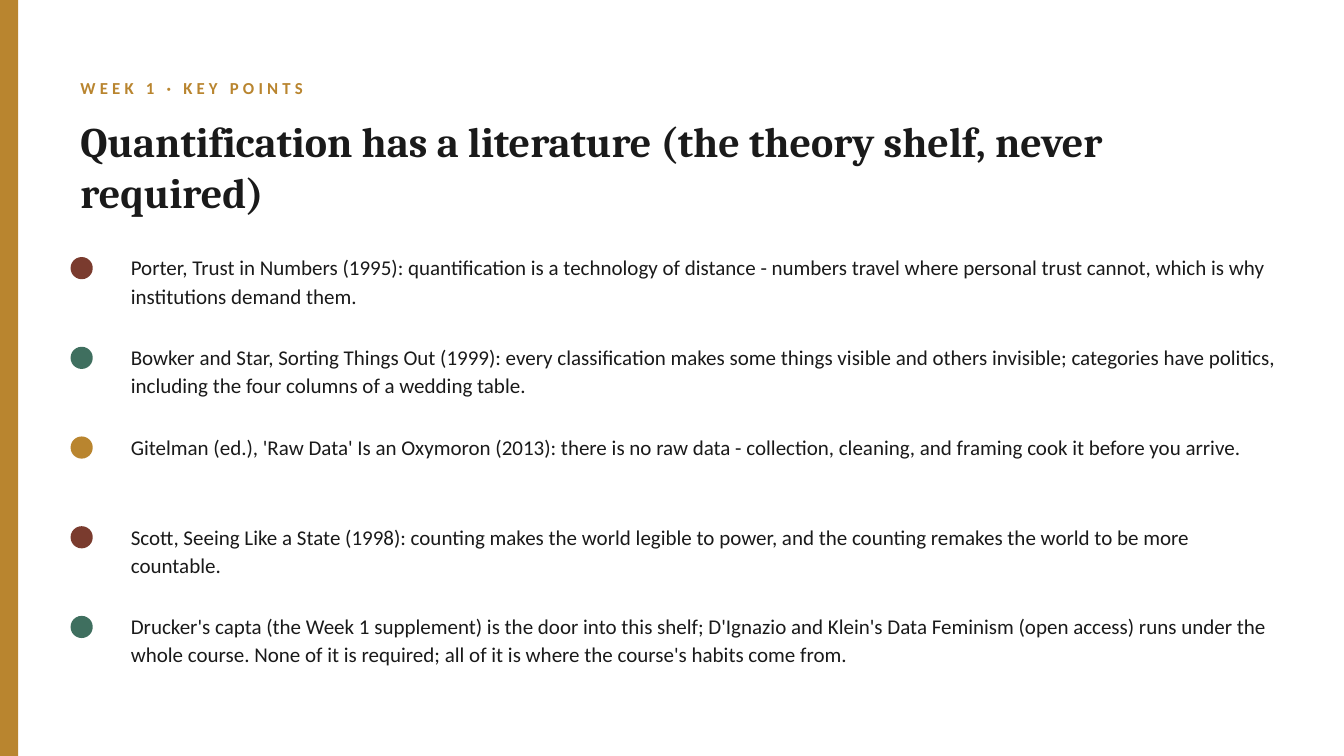
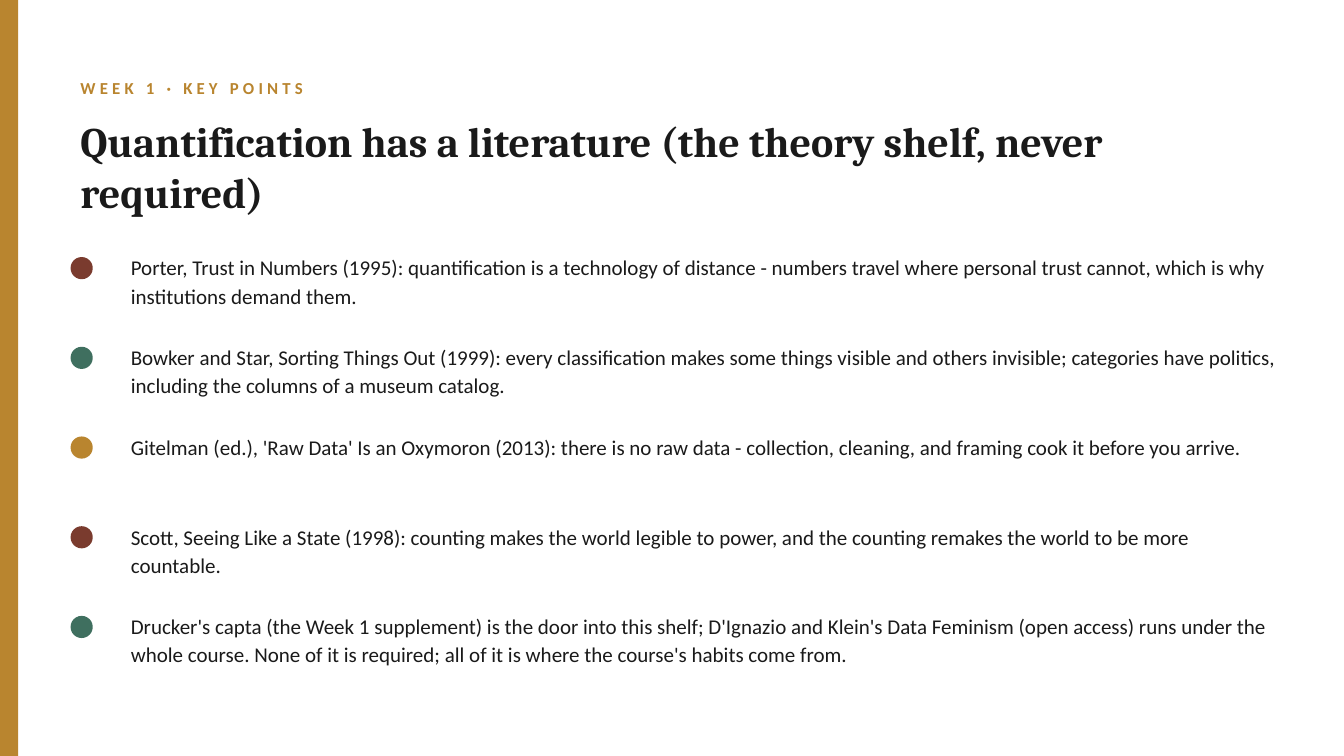
Before and after one commit to lucianli123/culture-as-data-2026, a slide deck: slide 9 of slides/pptx/week-01.pptx. Drawn at 1344x756 pixels with LibreOffice and Linux fonts; fonts in the diff are those of the drawing. Boxes give left, top, right and bottom in pixels: in the first picture for what was removed or moved away, otherwise in the second. Text is boxed around its words. In the diff, an @@ line names an element or a change of style, - is before the commit and + after.

Commit message:
Real data everywhere, no smoke test, sonnets-first Week 1, playgrounds, subreddit classifier
- SMOKE plumbing removed from every notebook: loaders are local-snapshot ->
  live-source -> graceful fallback, with no harness flags in student code.
  _smoke_test.ipynb deleted; harness, READMEs, BUILD-PLAN, and materials page
  updated (Layer 3 is now a real Colab run of week05).
- Week 1 is fully sonnets + paintings: first chart is love across the
  sequence, the error drill and AI loop run on the sonnets, capta/CSV
  anatomy runs on the painting manifest, and a new counts-matrix section
  introduces the DataFrame (rows are sonnets, columns are words - the table
  every later method transforms). All wedding references removed from the
  notebook, kits, slides, and session plans; wedding data files dropped from
  the snapshot (the dataset remains a starter-corpus option and the NYT-API
  starter stands alone).
- Real corpora replace every stand-in: week02 counts sonnets against
  Frankenstein and Dracula (snapshotted); week03 classifies two subreddits
  loaded live (analyze-only, nothing stored) with a novelist fallback;
  week05 embeds 120 real passages and the real Met paintings; week07
  annotates real sonnet openings by theme with an updated cassette and a
  gold-set disagreement worth arguing about; cool-methods run on Dracula
  and Frankenstein.
- Playground sections in weeks 1, 2, 3, 5, and 7: each student edits a
  question line and parameters (word pairs, corpus pairs, class pairs,
  their own corpus, their own line) and reruns.
- Week 1 deck: concise bullet pass and a new slide embedding eight of the
  real paintings.

```diff
--- a/slides/pptx/week-01.pptx
+++ b/slides/pptx/week-01.pptx
@@ text at [131, 350, 1275, 397]: text changed @@
-Bowker and Star, Sorting Things Out (1999): every classification makes some things visible and others invisible; categories have politics, including the four columns of a wedding table.
+Bowker and Star, Sorting Things Out (1999): every classification makes some things visible and others invisible; categories have politics, including the columns of a museum catalog.
```
Also in this commit, not shown: 3 other slides changed, 1 slide added, 50 other files.
